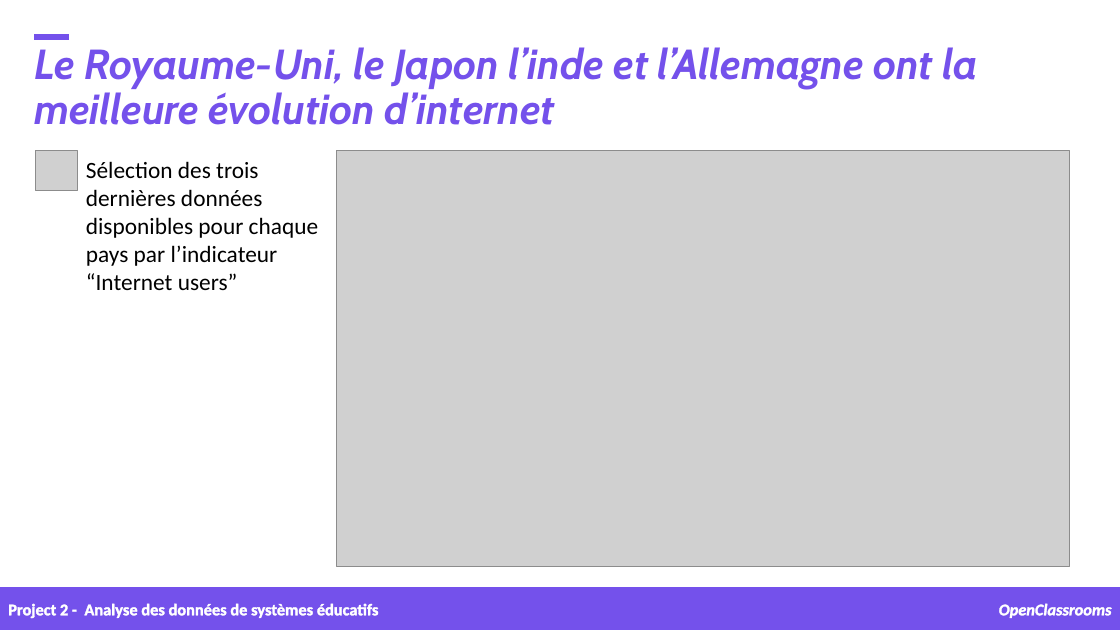
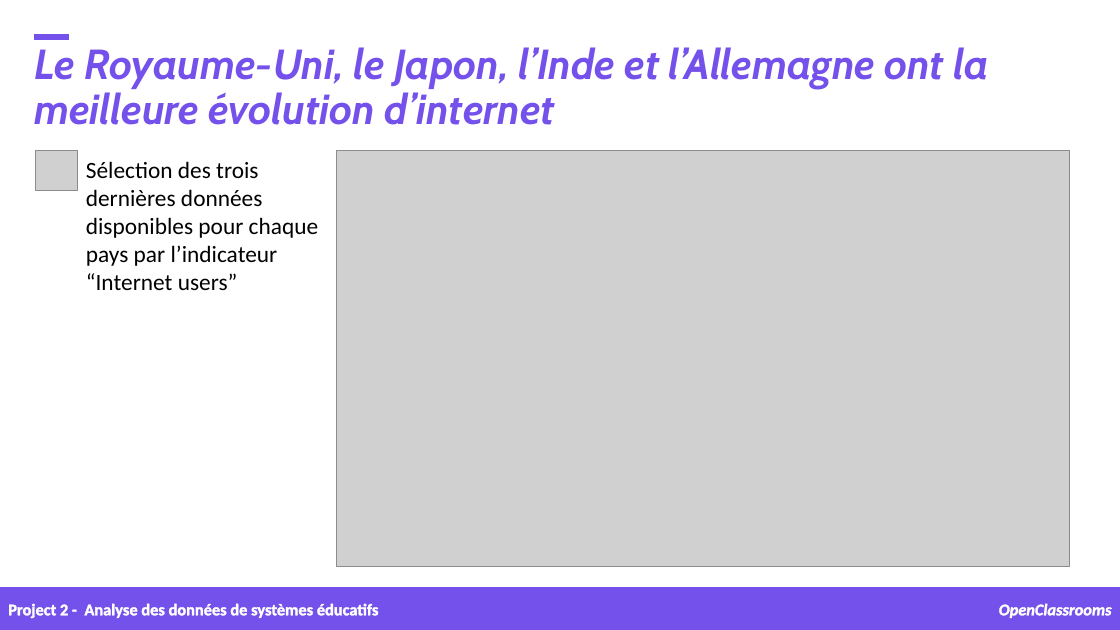
Before and after one commit to samirhinojosa/OC-P2-education-statistics, a slide deck: slide 18 of supports/P2_02_presentation v2 - final.pptx. Drawn at 1120x630 pixels with LibreOffice and Linux fonts; fonts in the diff are those of the drawing; grey boxes stand for pictures; background and template pictures are left out. Boxes give left, top, right and bottom in pixels: in the first picture for what was removed or moved away, otherwise in the second. Text is boxed around its words. In the diff, an @@ line names an element or a change of style, - is before the commit and + after.

```diff
--- a/supports/P2_02_presentation v2 - final.pptx
+++ b/supports/P2_02_presentation v2 - final.pptx
@@ text at box(34, 47, 988, 125): text changed @@
-Le Royaume-Uni, le Japon l’inde et l’Allemagne ont la meilleure évolution d’internet
+Le Royaume-Uni, le Japon, l’Inde et l’Allemagne ont la meilleure évolution d’internet
```
Also in this commit, not shown: 8 other slides changed, 5 other files.
